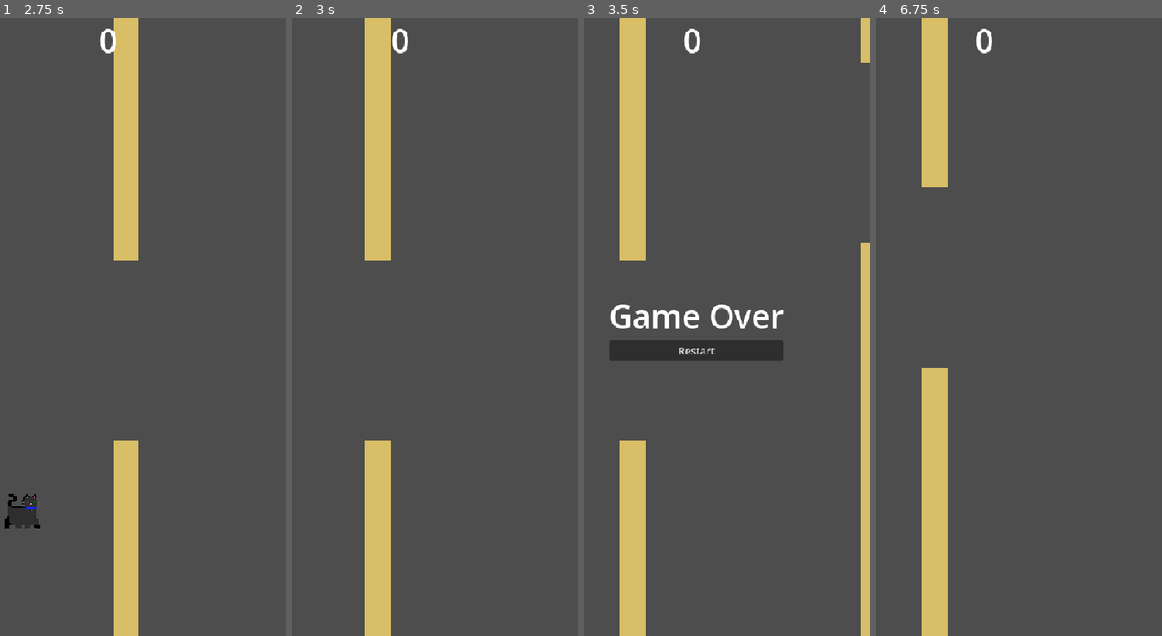
Above: before the commit, frames 1-4 (left to right).
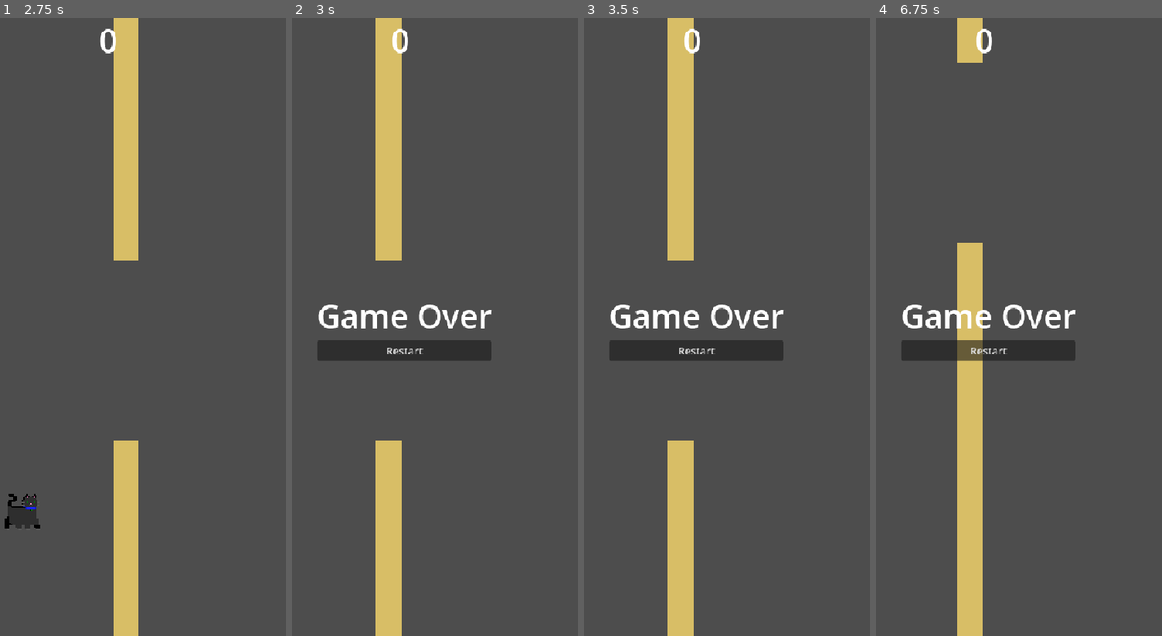
Above: after the commit, the same moments.

Repository: hicks017/Jumping-Jack-Cat
Game: Godot game, scene res://scenes/main.tscn
Same seed, same stepped clock (60 frames per second), same inputs: the game is played once before the commit and once after it.
Inputs:
- Up to frame 1 (2.75 s): tap Space (jump) at 0.77, 1.52 s
- Up to frame 2 (3 s): no input
- Up to frame 3 (3.5 s): tap Space (jump) at 3.02 s
- Up to frame 4 (6.75 s): click "Restart" at 3.5 s; tap Space (jump) at 4.52, 5.27 s

Frame 1 is identical in both runs. In frame 2, 8.2% of the frame differs, in the area x 8-70%, y 0-100%; in frame 3, 15%, in the area x 12-100%, y 0-100%; in frame 4, 15%.

Commit message:
End game on lower boundary contact

Diff:
--- a/icon.svg
+++ /dev/null
@@ -1 +0,0 @@
-<svg xmlns="http://www.w3.org/2000/svg" width="128" height="128"><rect width="124" height="124" x="2" y="2" fill="#363d52" stroke="#212532" stroke-width="4" rx="14"/><g fill="#fff" transform="translate(12.322 12.322)scale(.101)"><path d="M105 673v33q407 354 814 0v-33z"/><path fill="#478cbf" d="m105 673 152 14q12 1 15 14l4 67 132 10 8-61q2-11 15-15h162q13 4 15 15l8 61 132-10 4-67q3-13 15-14l152-14V427q30-39 56-81-35-59-83-108-43 20-82 47-40-37-88-64 7-51 8-102-59-28-123-42-26 43-46 89-49-7-98 0-20-46-46-89-64 14-123 42 1 51 8 102-48 27-88 64-39-27-82-47-48 49-83 108 26 42 56 81zm0 33v39c0 276 813 276 814 0v-39l-134 12-5 69q-2 10-14 13l-162 11q-12 0-16-11l-10-65H446l-10 65q-4 11-16 11l-162-11q-12-3-14-13l-5-69z"/><path d="M483 600c0 34 58 34 58 0v-86c0-34-58-34-58 0z"/><circle cx="725" cy="526" r="90"/><circle cx="299" cy="526" r="90"/></g><g fill="#414042" transform="translate(12.322 12.322)scale(.101)"><circle cx="307" cy="532" r="60"/><circle cx="717" cy="532" r="60"/></g></svg>
--- a/project.godot
+++ b/project.godot
@@ -13,7 +13,6 @@
 config/name="Jumping Jack Cat"
 run/main_scene="uid://bgssgqh8qtmaw"
 config/features=PackedStringArray("4.7", "GL Compatibility")
-config/icon="res://icon.svg"
 
 [display]
 
--- a/scripts/main.gd
+++ b/scripts/main.gd
@@ -36,14 +36,26 @@
 
 
 func _on_pair_hit_player() -> void:
-	if game_over:
-		return
-	game_over = true
-	game_over_ui.visible = true
-	timer.stop()
-	get_tree().call_group("objects", "stop")
-	cat.die()
+	_end_game()
 
 
 func _on_restart_pressed() -> void:
 	get_tree().reload_current_scene()
+
+
+func _end_game() -> void:
+	if game_over:
+		return
+	if cat.position.y > 960:
+		game_over = true
+		game_over_ui.visible = true
+		timer.stop()
+		get_tree().call_group("objects", "stop")
+		cat.die()
+
+
+func _physics_process(_delta: float) -> void:
+	if game_over:
+		return
+	if cat.position.y > get_viewport_rect().size.y + 32:
+		_end_game()
Not shown, removed: icon.svg.import
